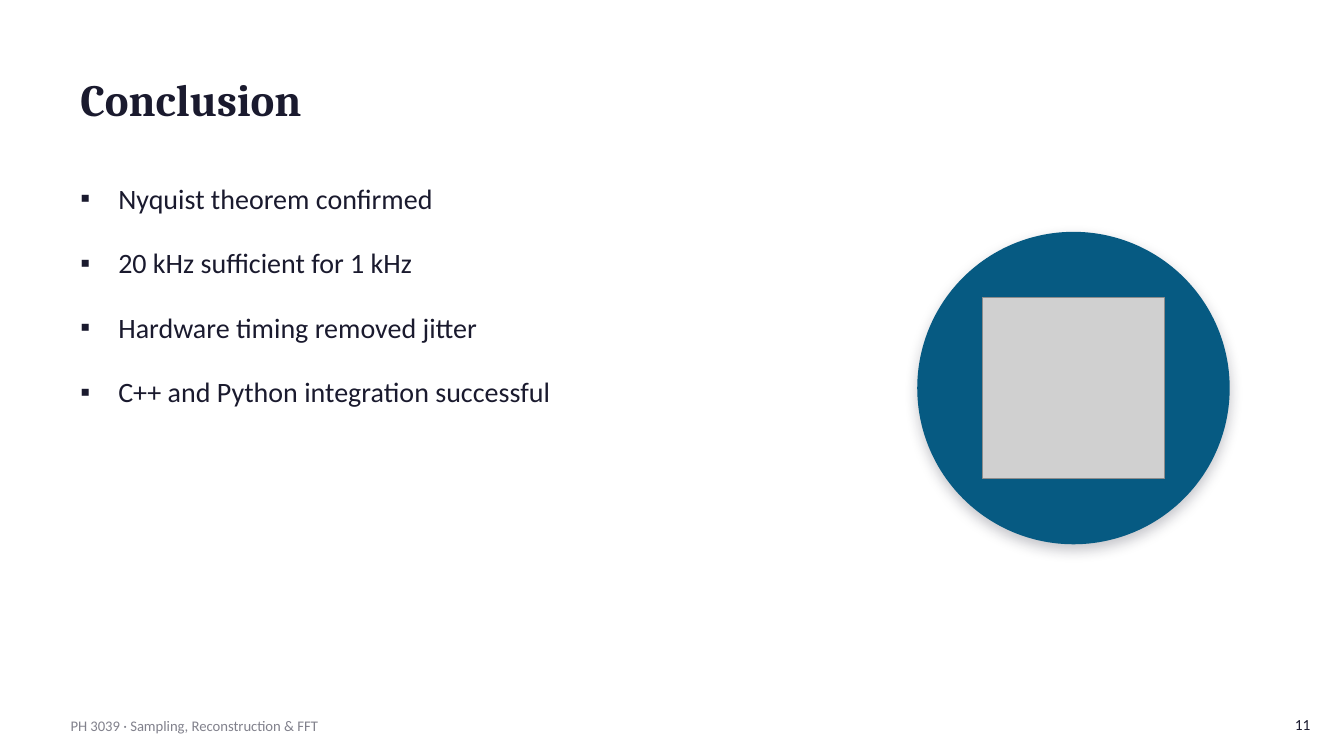
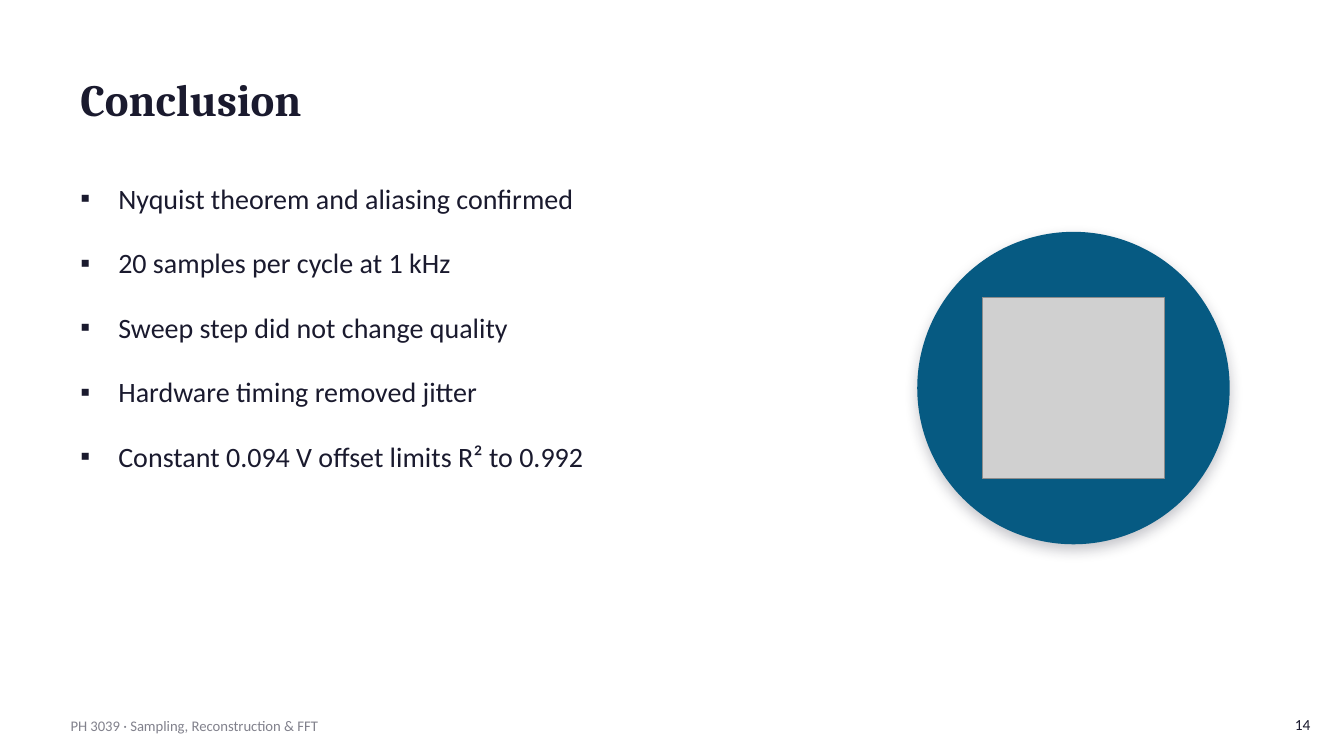
Before and after one commit to TSSwork/PH3039_lab_2, a slide deck: slide 14 of reports/PH3039_Sampling_FFT_Presentation(1).pptx (slide 11 before the commit). Drawn at 1344x756 pixels with LibreOffice and Linux fonts; fonts in the diff are those of the drawing; grey boxes stand for pictures. Boxes give left, top, right and bottom in pixels: in the first picture for what was removed or moved away, otherwise in the second. Text is boxed around its words. In the diff, an @@ line names an element or a change of style, - is before the commit and + after.

```diff
--- a/reports/PH3039_Sampling_FFT_Presentation(1).pptx
+++ b/reports/PH3039_Sampling_FFT_Presentation(1).pptx
@@ text at [118, 189, 573, 343]: text changed @@
-▪ Nyquist theorem confirmed
-▪ 20 kHz sufficient for 1 kHz
+▪ Nyquist theorem and aliasing confirmed
+▪ 20 samples per cycle at 1 kHz
+▪ Sweep step did not change quality
@@ text at [118, 445, 583, 468]: text changed @@
-▪ C++ and Python integration successful
+▪ Constant 0.094 V offset limits R² to 0.992
@@ page number at [1295, 720, 1311, 730]: text changed @@
-11
+14
```
Also in this commit, not shown: 7 other slides changed, 5 slides added, 2 slides removed.
